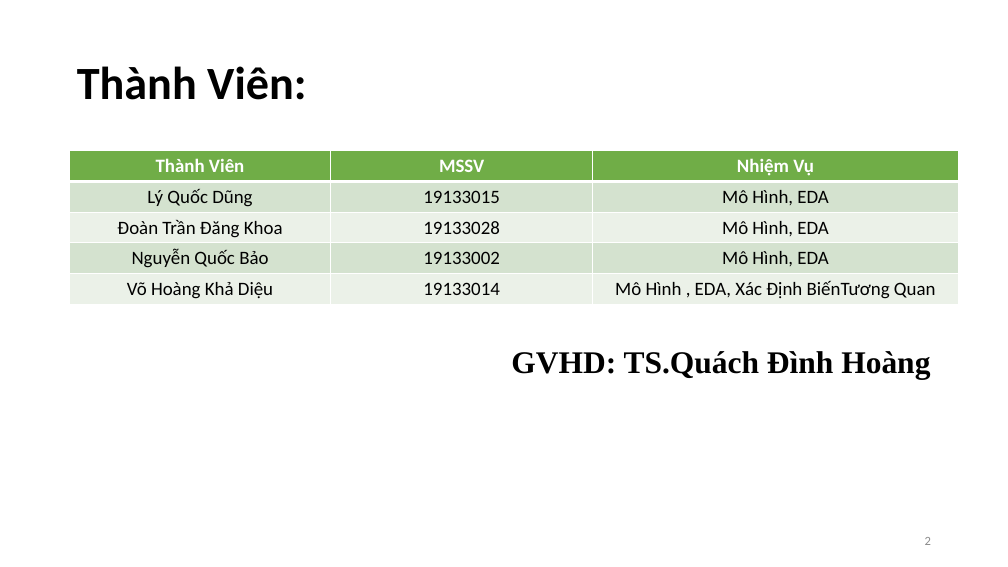
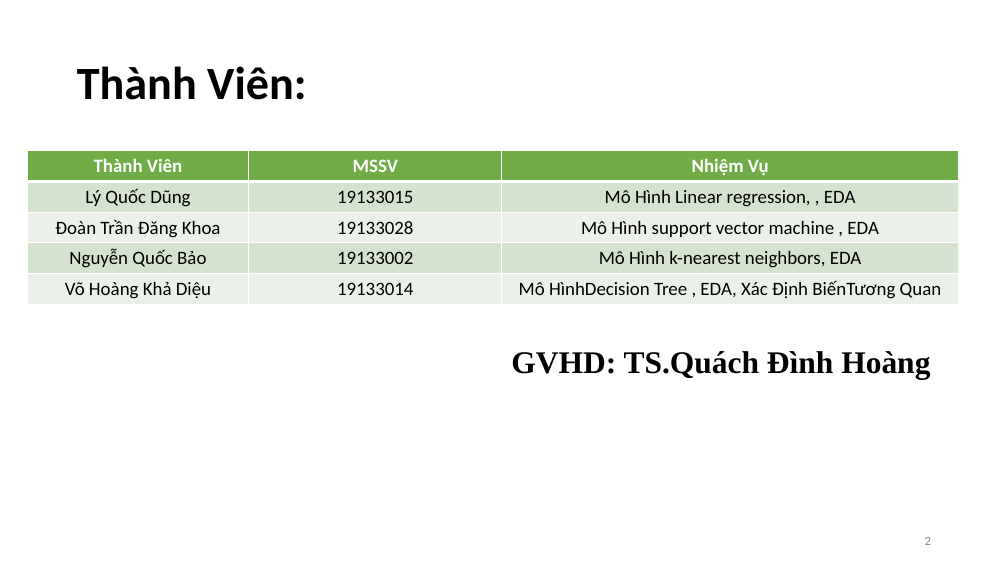
Before and after one commit to quocdunglxag123/Project-DM-Nhom10, a slide deck: slide 2 of Nhom10-report.pptx. Drawn at 1008x567 pixels with LibreOffice and Linux fonts; fonts in the diff are those of the drawing. Boxes give left, top, right and bottom in pixels: in the first picture for what was removed or moved away, otherwise in the second. Text is boxed around its words. In the diff, an @@ line names an element or a change of style, - is before the commit and + after.

```diff
--- a/Nhom10-report.pptx
+++ b/Nhom10-report.pptx
@@ table at (x1=27, y1=151, x2=959, y2=304) @@
-row 2, column 3: Mô Hình, EDA
+row 2, column 3: Mô Hình Linear regression, , EDA
-row 3, column 3: Mô Hình, EDA
+row 3, column 3: Mô Hình support vector machine , EDA
-row 4, column 3: Mô Hình, EDA
+row 4, column 3: Mô Hình k-nearest neighbors, EDA
-row 5, column 3: Mô Hình , EDA, Xác Định BiếnTương Quan
+row 5, column 3: Mô HìnhDecision Tree , EDA, Xác Định BiếnTương Quan
@@ table resized from (x1=70, y1=151, x2=959, y2=304) to (x1=27, y1=151, x2=959, y2=304) @@
```
Also in this commit, not shown: 3 other slides changed, 1 slide added, 1 other file.
